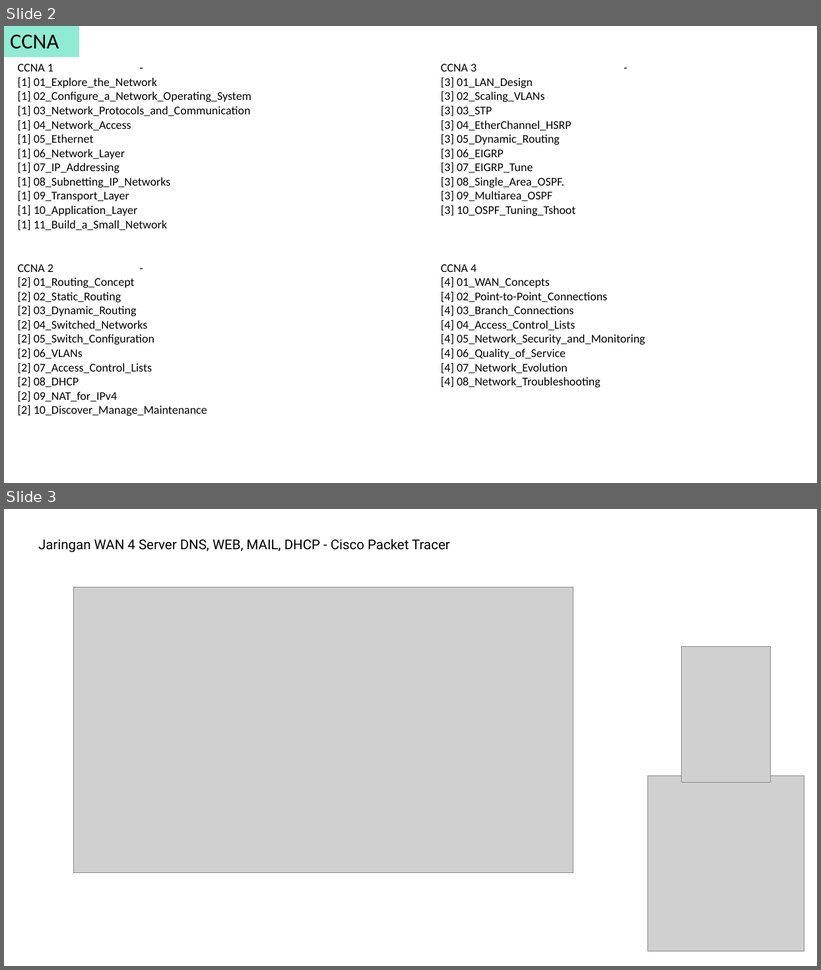
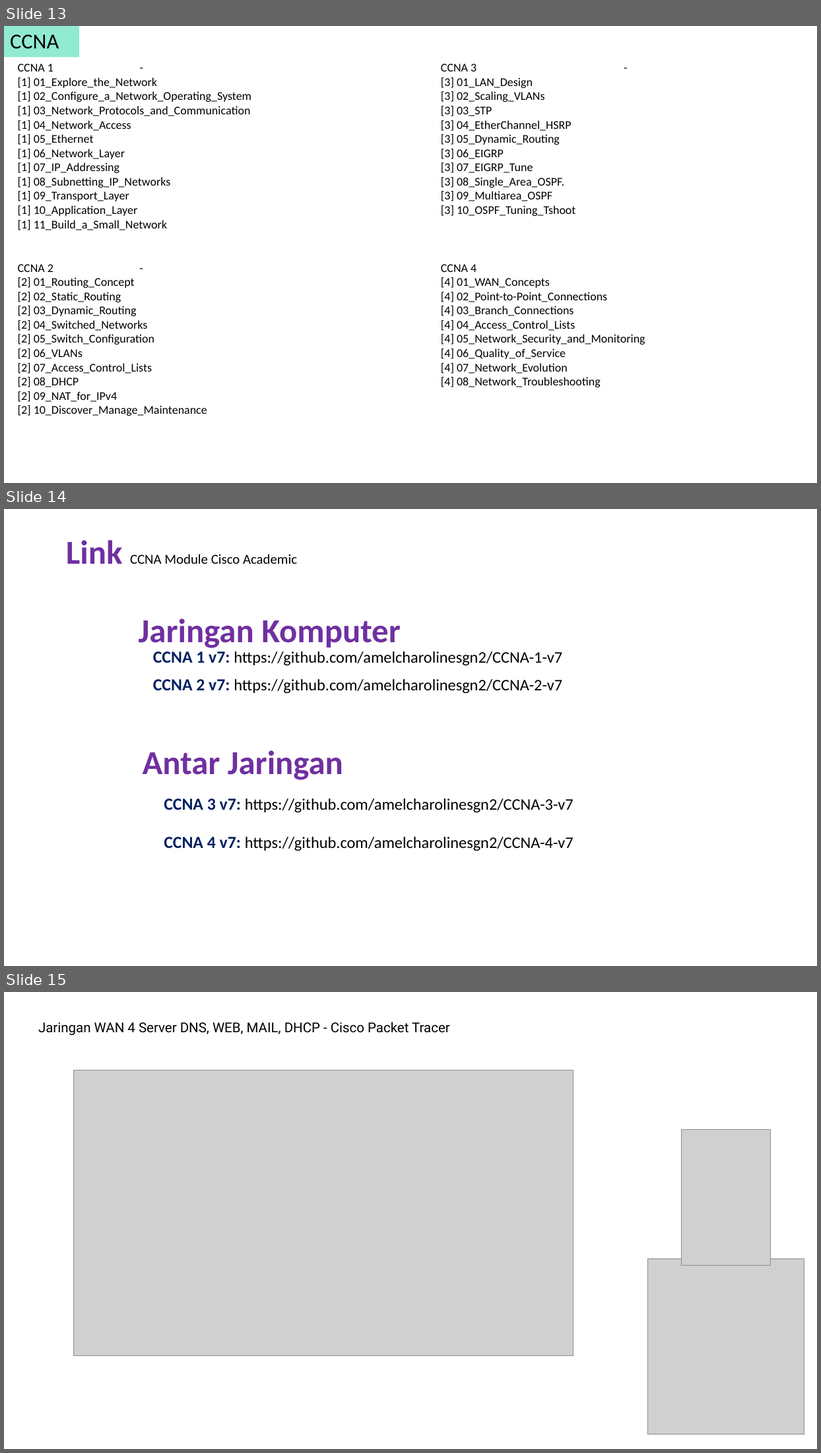
Before and after one commit to amelcharolinesgn2/CCNA-1-v7, a slide deck: Mapping CCNA.pptx. Shown one above the other, each under a label of ours: slides 2 and 3 before the commit, slides 13, 14 and 15 after it. The pictures are 821x970 and 821x1453 pixels, drawn with LibreOffice and Linux fonts; fonts in the diff are those of the drawing; grey boxes stand for pictures. Boxes give left, top, right and bottom in pixels: in the first picture for what was removed or moved away, otherwise in the second. Text is boxed around its words. In the diff, an @@ line names an element or a change of style, - is before the commit and + after.

```diff
--- a/Mapping CCNA.pptx
+++ b/Mapping CCNA.pptx
@@ slide 14 added at box(4, 509, 817, 966), background #FFFFFF @@
@@ title added at box(66, 540, 297, 564), 16.2 pt, text #000000 @@
+Link CCNA Module Cisco Academic
@@ text added at box(139, 619, 401, 648), 39.6 pt, text #7030A0, bold @@
+Jaringan Komputer
@@ text added at box(153, 652, 562, 666), 19 pt, text #000000 @@
+CCNA 1 v7: https://github.com/amelcharolinesgn2/CCNA-1-v7
@@ text added at box(153, 679, 562, 694), 19 pt, text #000000 @@
+CCNA 2 v7: https://github.com/amelcharolinesgn2/CCNA-2-v7
@@ text added at box(143, 751, 343, 780), 39.6 pt, text #7030A0, bold @@
+Antar Jaringan
@@ text added at box(164, 799, 574, 813), 19 pt, text #000000 @@
+CCNA 3 v7: https://github.com/amelcharolinesgn2/CCNA-3-v7
@@ text added at box(164, 837, 574, 852), 19 pt, text #000000 @@
+CCNA 4 v7: https://github.com/amelcharolinesgn2/CCNA-4-v7
@@ what was slide 2 is now slide 13 @@
@@ what was slide 3 is now slide 15 @@
```
Also in this commit, not shown: 11 other slides added, 1 other file.
